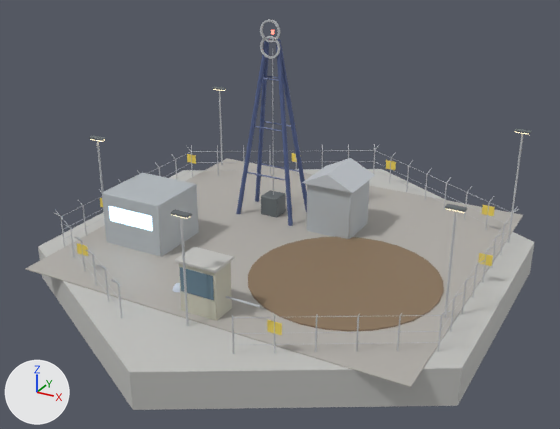
Two versions of the glTF model native/godot/assets/art/blender/extractor_diamond.glb, one commit apart.
Rendered twice from a 50 mm lens placed at (16.4, -30.6, 16.9), pointed at (0.1, -1.1, 2.2). Every picture has the same lights, and +X, +Y and +Z are marked at lower left. The older version comes first. Vertices at exactly the same position are counted once.

Objects in the first picture: 'cladding', 'earth', 'glass', 'glow_cyan', 'gravel', 'hazard', 'metal', 'paint', 'steel_dark', 'wall_concrete' and 1 more.
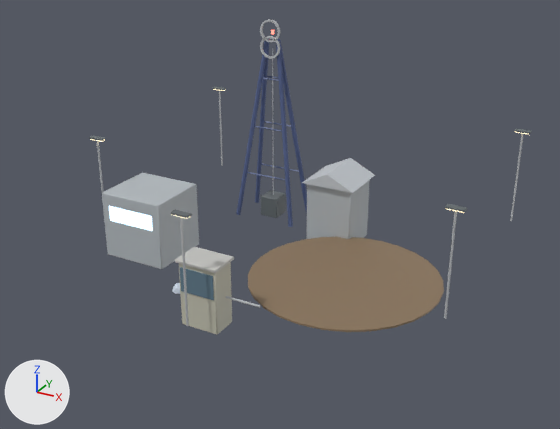
Location of each change, [x1, y1, x2, y2] in pixels of the pictures (560 x 429 px):
'wall_concrete', reshaped (88% narrower, 89% shorter)
    before: [38, 169, 535, 410]
    after: [175, 247, 234, 273]
'gravel', deleted
    before: [25, 158, 523, 388]
'hazard', deleted
    before: [77, 153, 495, 335]
part 1 of me_wall_concrete, deleted
    before: [38, 169, 535, 410]
'metal', unchanged, covered by the edit
    before: [54, 19, 523, 354]
    after: [97, 19, 523, 326]

The change in detail:
me_wall_concrete is used by ob_wall_concrete; location (0.0, 0.0, 0.0).
me_wall_concrete had 36 vertices, 64 faces and spanned x -10.7..10.7, y -12.3..12.3, z -1.6..2.5.
me_wall_concrete now has 24 vertices, 44 faces and spans x -1.0..1.0, y -7.9..-6.5, z 2.4..2.5.
me_wall_concrete part 1: the loose piece of 12 vertices spanning x -10.7..10.7, y -12.3..12.3, z -1.6..0.1 is deleted.
Object 'gravel' (ob_gravel) is deleted.
Object 'hazard' (ob_hazard) is deleted.
